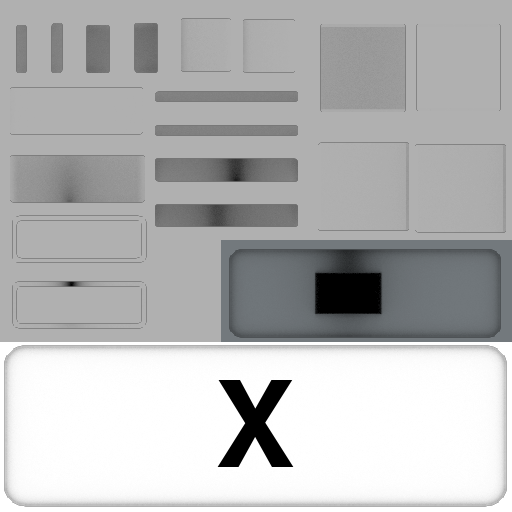
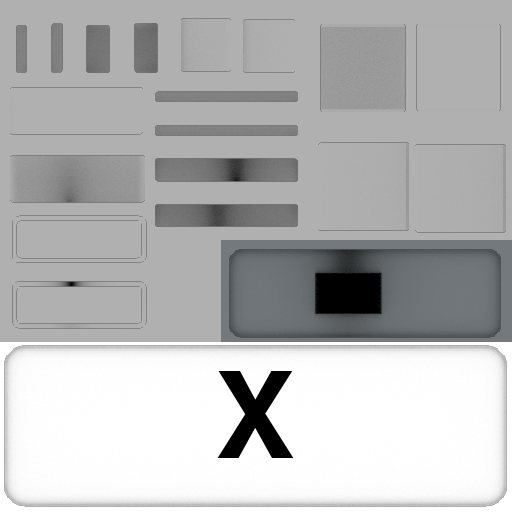
Revision of a layered 512 x 512 image; what changed, layer by layer:
painted on "N" over (217, 371, 294, 467)
